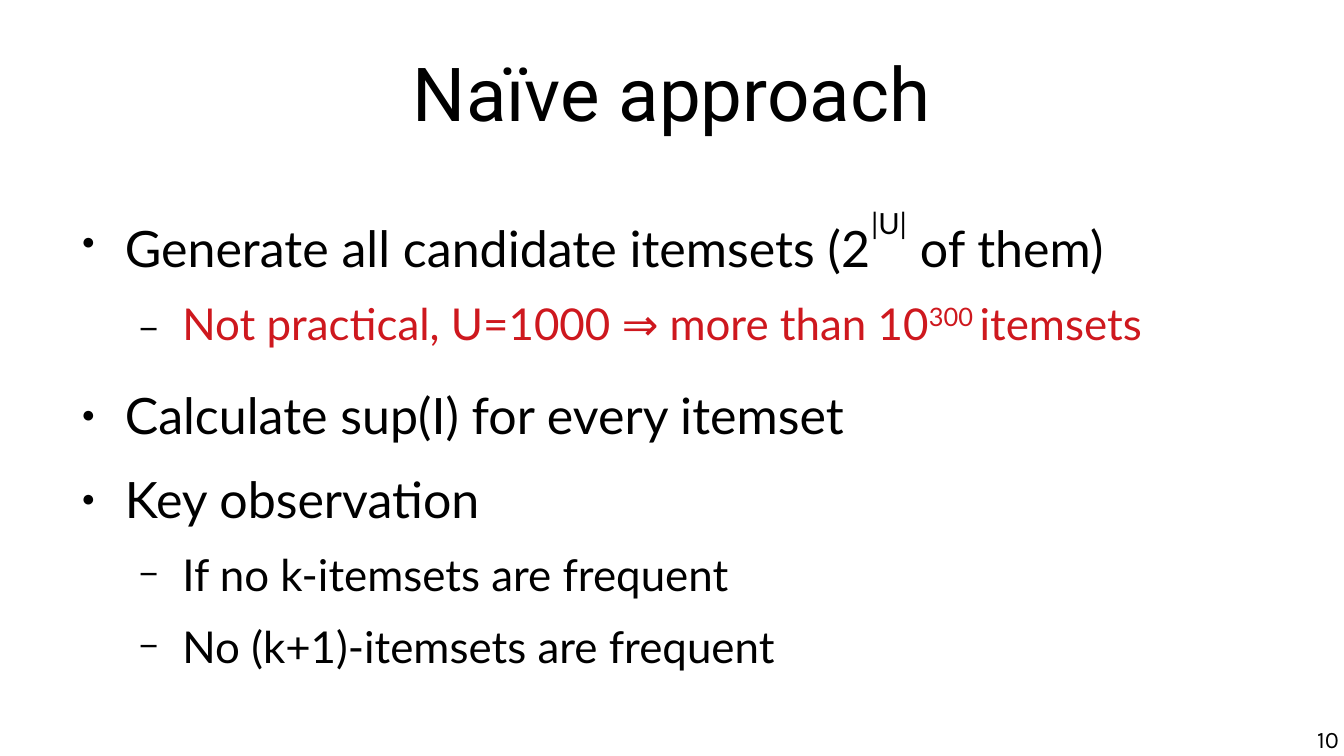
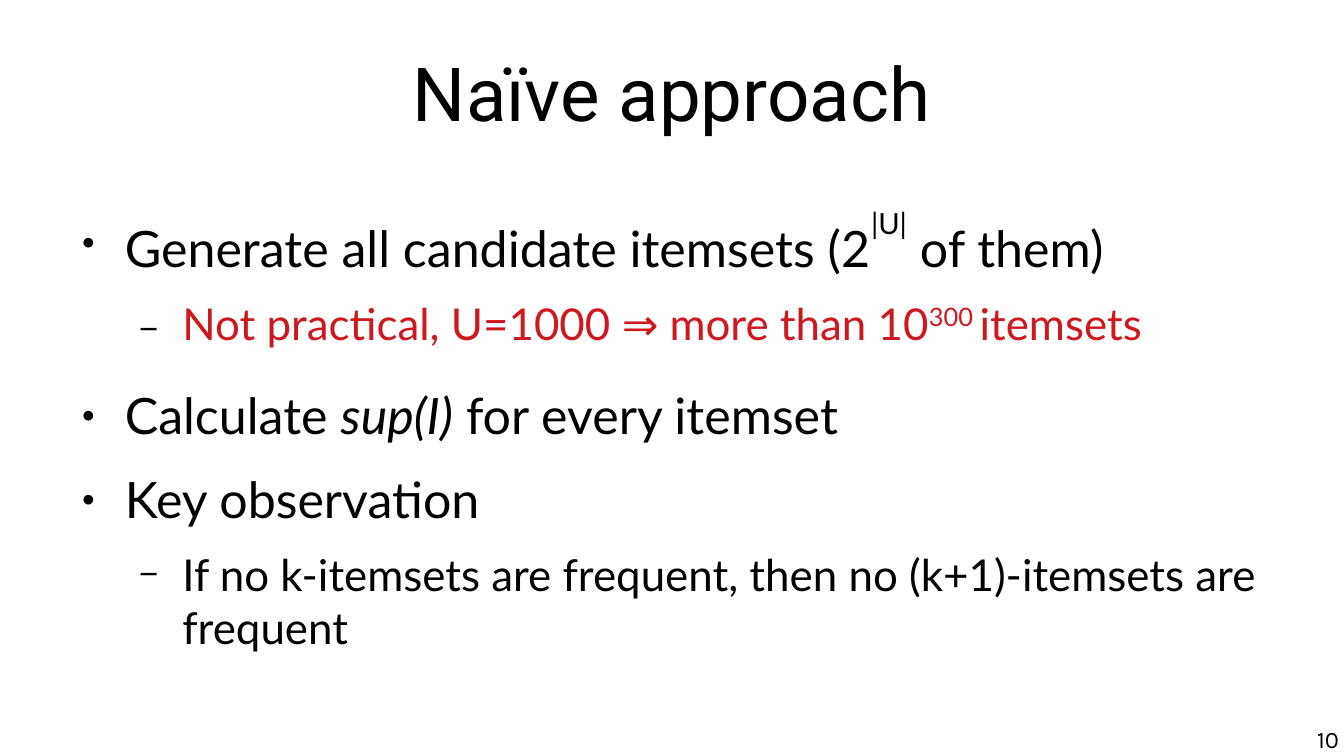
Before and after one commit to chatox/data-mining-course, a slide deck: slide 10 of theory/odp/tt13_association_rules_mining.odp. Drawn at 1344x756 pixels with LibreOffice and Linux fonts; fonts in the diff are those of the drawing. Boxes give left, top, right and bottom in pixels: in the first picture for what was removed or moved away, otherwise in the second. Text is boxed around its words. In the diff, an @@ line names an element or a change of style, - is before the commit and + after.

```diff
--- a/theory/odp/tt13_association_rules_mining.odp
+++ b/theory/odp/tt13_association_rules_mining.odp
@@ text at (x1=125, y1=395, x2=838, y2=443): italic on in "sup(I)" @@
@@ text at (x1=182, y1=557, x2=1255, y2=652): text changed @@
-  − If no k-itemsets are frequent
-  − No (k+1)-itemsets are frequent
+  − If no k-itemsets are frequent, then no (k+1)-itemsets are frequent
```
Also in this commit, not shown: 8 other slides changed, 6 other files.
